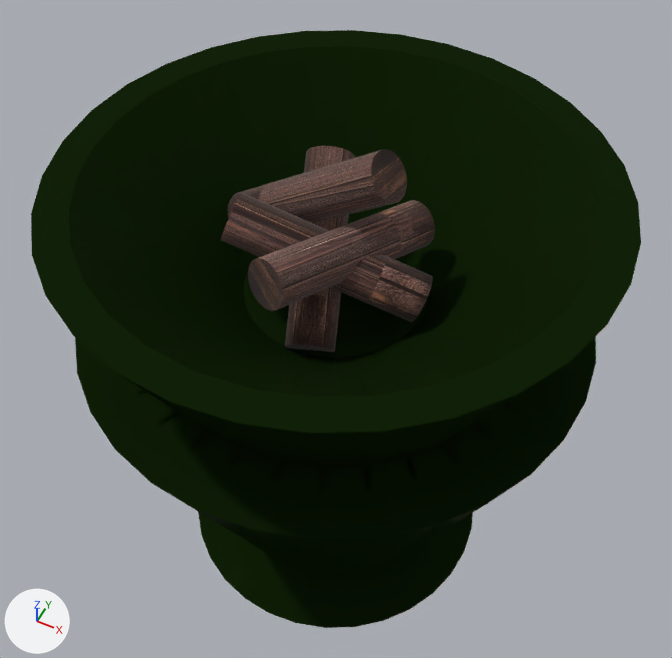
One commit to the Blender file Lampeàdair.blend: the scene before it, then after it.
One viewpoint serves both versions: a camera (50 mm lens) standing at (1.263, -2.552, 3.825) and looking at (-0.052, 0.077, 0.538). The axes (+X, +Y, +Z) are drawn at lower left. The lights are the same throughout.

Before the edit, the objects in view are built like this:
```python
me_cylinder = bpy.data.meshes.new('Cylinder')
me_cylinder.from_pydata(...)  # 320 vertices, 290 faces; spans x -1.49..1.49, y -1.49..1.49, z -1.0..1.88
me_cylinder.materials.append(mat_material_006)  # black #122209
me_cylinder_001 = bpy.data.meshes.new('Cylinder.001')
me_cylinder_001.from_pydata(...)  # 96 vertices, 66 faces; spans x -0.46..0.46, y -0.46..0.46, z 0.82..4.55
me_cylinder_001.materials.append(mat_material_009)
ob_cylinder = bpy.data.objects.new('Cylinder', me_cylinder)
ob_cylinder.location = (-0.007, -0.015, 0.0)
ob_cylinder.scale = (0.782, 0.782, 0.782)
ob_cylinder_001 = bpy.data.objects.new('Cylinder.001', me_cylinder_001)
ob_cylinder_001.location = (0.573, -0.028, 1.031)
ob_cylinder_001.rotation_euler = (1.152, 0.549, -1.562)  # degrees (66, 31, -89)
ob_cylinder_001.scale = (0.223, 0.223, 0.223)
ob_cylinder_002 = bpy.data.objects.new('Cylinder.002', me_cylinder_001)
ob_cylinder_002.location = (0.118, -0.541, 0.851)
ob_cylinder_002.rotation_euler = (-0.644, 0.856, 1.135)  # degrees (-37, 49, 65)
ob_cylinder_002.scale = (0.223, 0.223, 0.223)
ob_cylinder_003 = bpy.data.objects.new('Cylinder.003', me_cylinder_001)
ob_cylinder_003.location = (0.305, 0.43, 1.128)
ob_cylinder_003.rotation_euler = (1.136, -1.031, 0.0)  # degrees (65, -59, 0)
ob_cylinder_003.scale = (0.223, 0.223, 0.223)
ob_cylinder_004 = bpy.data.objects.new('Cylinder.004', me_cylinder_001)
ob_cylinder_004.location = (-0.625, 0.046, 1.006)
ob_cylinder_004.rotation_euler = (-0.221, 0.94, -0.309)  # degrees (-13, 54, -18)
ob_cylinder_004.scale = (0.223, 0.223, 0.223)
```
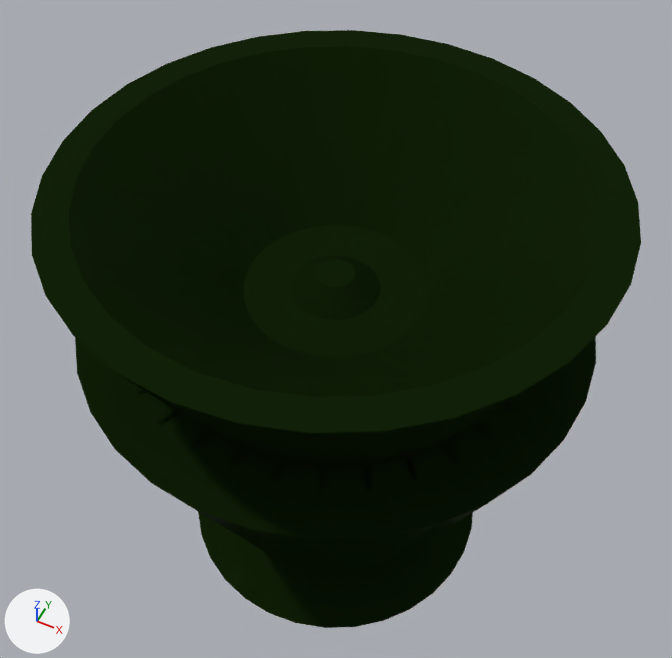
What differs and where, as boxes (x1, y1, x2, y2) in the pictures (672 x 658 px):
'Cylinder.003', hidden: before (248, 200, 435, 311)
'Cylinder.001', hidden: before (220, 192, 433, 322)
'Cylinder.004', hidden: before (228, 149, 407, 222)
'Cylinder.002', hidden: before (285, 146, 355, 352)

The change in detail:
Object 'Cylinder.001' (ob_cylinder_001) is now hidden.
Object 'Cylinder.002' (ob_cylinder_002) is now hidden.
Object 'Cylinder.003' (ob_cylinder_003) is now hidden.
Object 'Cylinder.004' (ob_cylinder_004) is now hidden.
